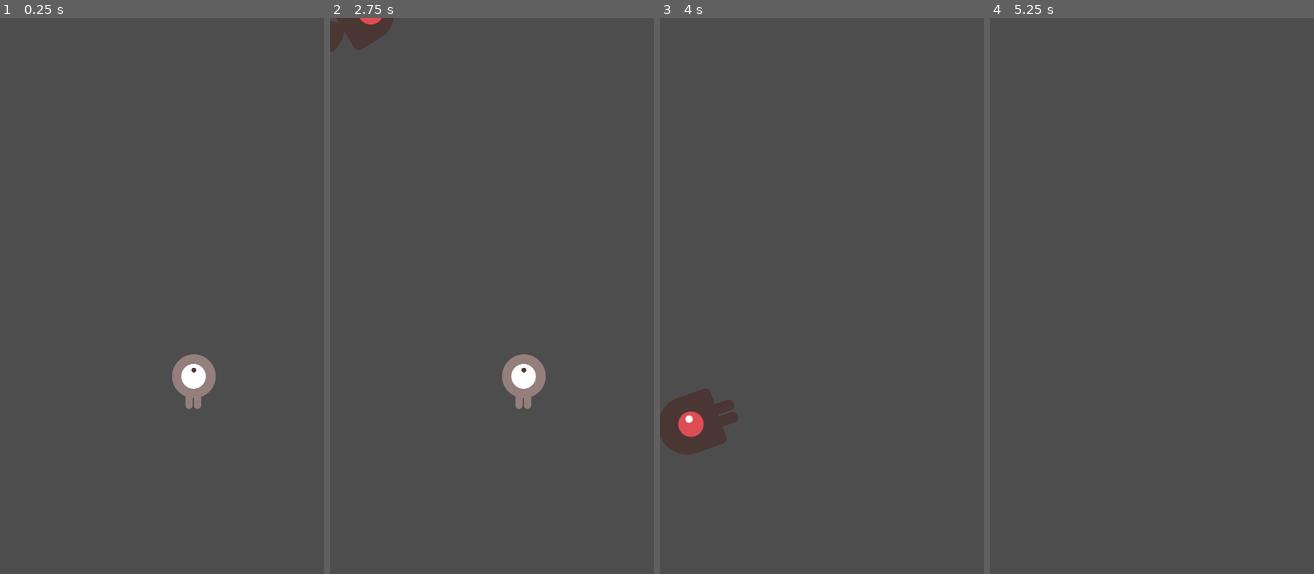
Above: before the commit, frames 1-4 (left to right).
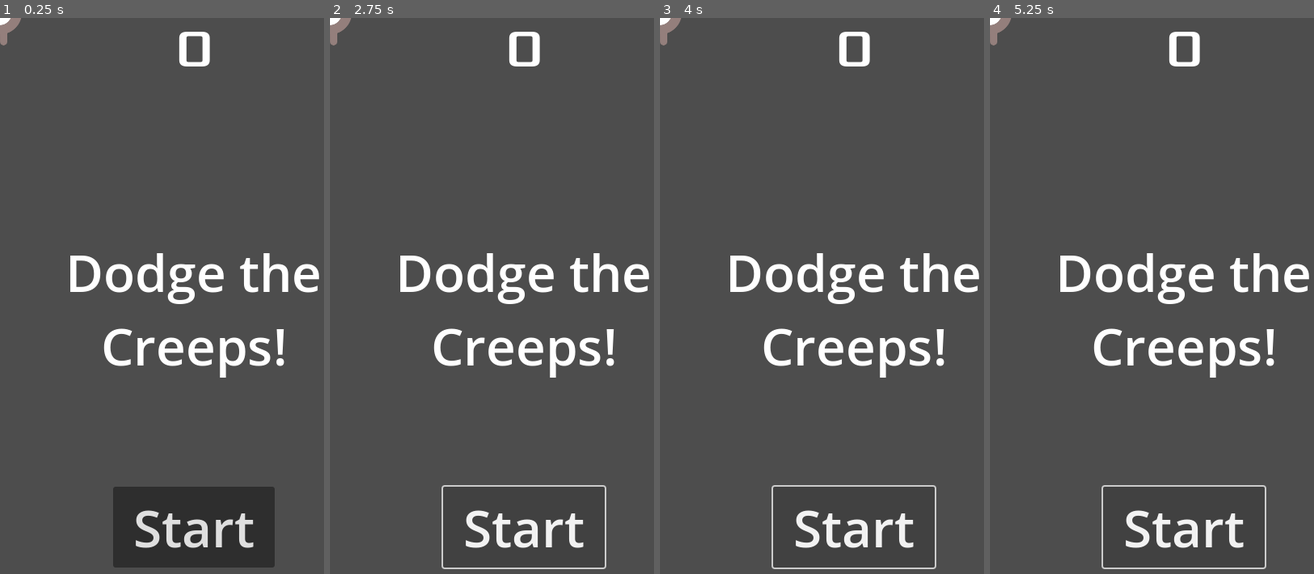
Above: after the commit, the same moments.

Repository: Ikit24/First_godot_game
Game: Godot game, scene res://main.tscn
The game is run twice, just before and just after one commit, with the same random seed, the same clock (stepped at 60 frames per second) and the same inputs.
Inputs (mouse positions are in pixels of both pictures, inside the frame that each line leads up to):
- Up to frame 1 (0.25 s): no input
- Up to frame 2 (2.75 s): click (524, 529) at 0.5 s, where only the run after the commit has a clickable "Start"; click (524, 529) at 1.25 s, where only the run after the commit has a clickable "Start"; tap Enter at 2 s; hold Right (move_right) from 2.03 s (still down)
- Up to frame 3 (4 s): release Right (move_right) at 2.78 s; hold Down (move_down) 2.78-3.53 s; hold Right (move_right) from 3.53 s (still down)
- Up to frame 4 (5.25 s): release Right (move_right) at 4.28 s; hold Up (move_up) 4.28-5.03 s; tap Space at 5 s; hold Left (move_left) from 5.03 s (still down)

The runs differ from the first frame. In frame 1, 12% of the frame differs, in the area x 0-99%, y 0-99%; in frame 2, 7.0%; in frame 3, 7.5%; in frame 4, 5.6%.
Error before the commit: Attempt to call function 'play' in base 'null instance' on a null instance. (res://player.gd:24)
Error after the commit: Attempt to call function 'play' in base 'null instance' on a null instance. (res://player.gd:23)

Commit message:
implementing HUD in progress

Diff:
--- /dev/null
+++ b/first_2d_game/hud.gd
@@ -0,0 +1,29 @@
+extends CanvasLayer
+
+signal start_game
+
+func show_message(text):
+	$Message.text = text
+	$Message.show()
+	$MessageTimer.start()
+
+func show_game_over():
+	show_message("Game Over")
+	# Wait until the MessageTimer has counted down.
+	await $MessageTimer.timeout
+
+	$Message.text = "Dodge the Creeps!"
+	$Message.show()
+	# Make a one-shot timer and wait for it to finish.
+	await get_tree().create_timer(1.0).timeout
+	$StartButton.show()
+
+func update_score(score):
+	$ScoreLabel.text = str(score)
+
+func _on_start_button_pressed():
+	$StartButton.hide()
+	start_game.emit()
+
+func _on_message_timer_timeout():
+	$Message.hide()
--- a/first_2d_game/main.gd
+++ b/first_2d_game/main.gd
@@ -38,4 +38,4 @@
 	$ScoreTimer.start()
 
 func _ready():
-	new_game()
+	pass
--- a/first_2d_game/main.tscn
+++ b/first_2d_game/main.tscn
@@ -1,8 +1,10 @@
-[gd_scene load_steps=5 format=3 uid="uid://c7hsoll6cxmsa"]
+[gd_scene load_steps=7 format=3 uid="uid://c7hsoll6cxmsa"]
 
 [ext_resource type="Script" uid="uid://joh3c0o52qsp" path="res://main.gd" id="1_0xm2m"]
 [ext_resource type="PackedScene" uid="uid://bgqtfkwmcrty1" path="res://player.tscn" id="1_ig7tw"]
 [ext_resource type="PackedScene" uid="uid://7yt7tk0biudb" path="res://mob.tscn" id="2_h2yge"]
+[ext_resource type="FontFile" uid="uid://b50vnpxlf2nvy" path="res://fonts/Xolonium-Regular.ttf" id="4_1bvp3"]
+[ext_resource type="Script" uid="uid://dyft3tptbcpci" path="res://hud.gd" id="4_lquwl"]
 
 [sub_resource type="Curve2D" id="Curve2D_0xm2m"]
 _data = {
@@ -34,6 +36,63 @@
 [node name="MobSpawnLocation" type="PathFollow2D" parent="MobPath"]
 position = Vector2(-0.179688, 0)
 
+[node name="HUD" type="CanvasLayer" parent="."]
+script = ExtResource("4_lquwl")
+
+[node name="ScoreLabel" type="Label" parent="HUD"]
+anchors_preset = 5
+anchor_left = 0.5
+anchor_right = 0.5
+offset_left = -22.5
+offset_right = 22.5
+offset_bottom = 159.0
+grow_horizontal = 2
+size_flags_horizontal = 4
+theme_override_fonts/font = ExtResource("4_1bvp3")
+theme_override_font_sizes/font_size = 64
+text = "0
+"
+horizontal_alignment = 1
+vertical_alignment = 1
+
+[node name="Message" type="Label" parent="HUD"]
+anchors_preset = 8
+anchor_left = 0.5
+anchor_top = 0.5
+anchor_right = 0.5
+anchor_bottom = 0.5
+offset_left = -240.0
+offset_top = -135.0
+offset_right = 240.0
+offset_bottom = 135.0
+grow_horizontal = 2
+grow_vertical = 2
+size_flags_horizontal = 4
+theme_override_font_sizes/font_size = 64
+text = "Dodge the Creeps!"
+horizontal_alignment = 1
+vertical_alignment = 1
+autowrap_mode = 2
+
+[node name="StartButton" type="Button" parent="HUD"]
+anchors_preset = 7
+anchor_left = 0.5
+anchor_top = 1.0
+anchor_right = 0.5
+anchor_bottom = 1.0
+offset_left = -100.0
+offset_top = -140.0
+offset_right = 100.0
+offset_bottom = -40.0
+grow_horizontal = 2
+grow_vertical = 0
+theme_override_font_sizes/font_size = 64
+text = "Start"
+
+[node name="MessageTimer" type="Timer" parent="HUD"]
+wait_time = 2.0
+one_shot = true
+
 [connection signal="hit" from="Player" to="." method="game_over"]
 [connection signal="timeout" from="MobTimer" to="." method="_on_mob_timer_timeout"]
 [connection signal="timeout" from="ScoreTimer" to="." method="_on_score_timer_timeout"]
--- a/first_2d_game/player.gd
+++ b/first_2d_game/player.gd
@@ -6,7 +6,6 @@
 
 func _ready():
 	screen_size = get_viewport_rect().size
-	hide()
 
 func _process(delta):
 	var velocity = Vector2.ZERO
Not shown, added: first_2d_game/hud.gd.uid
